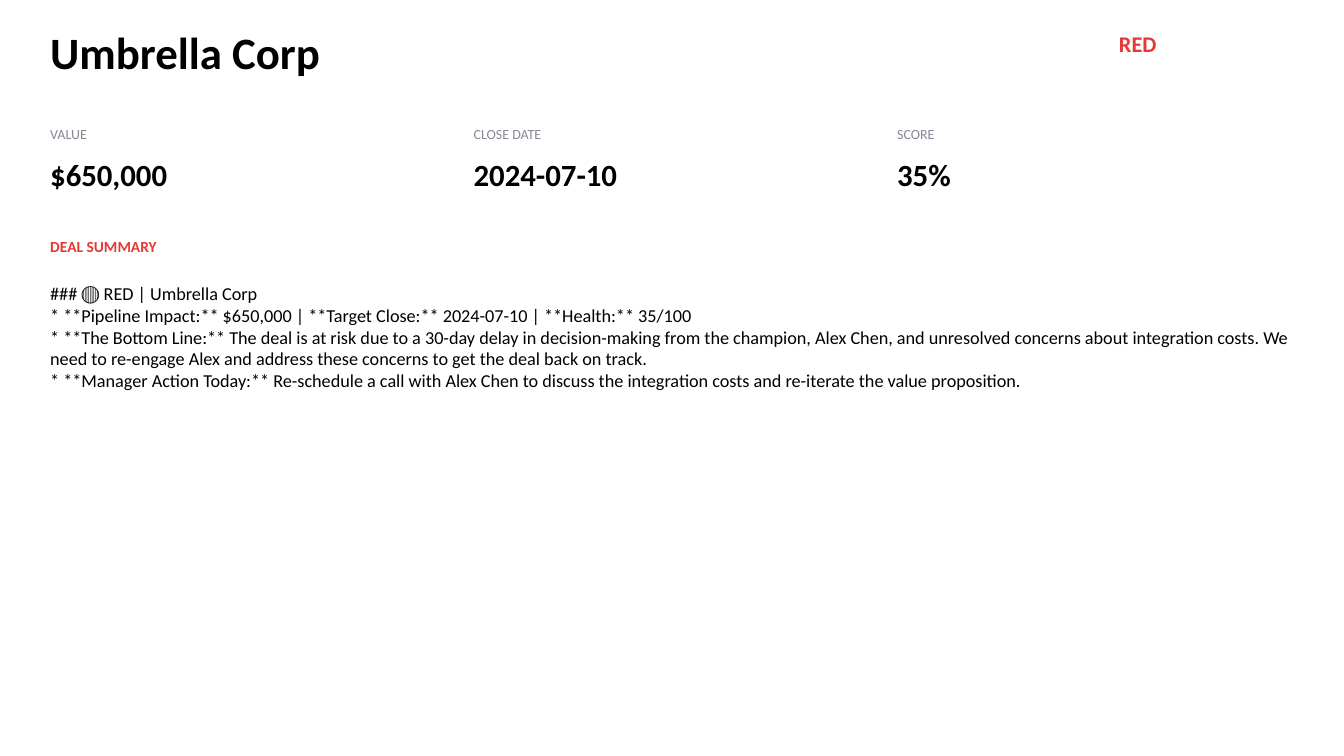
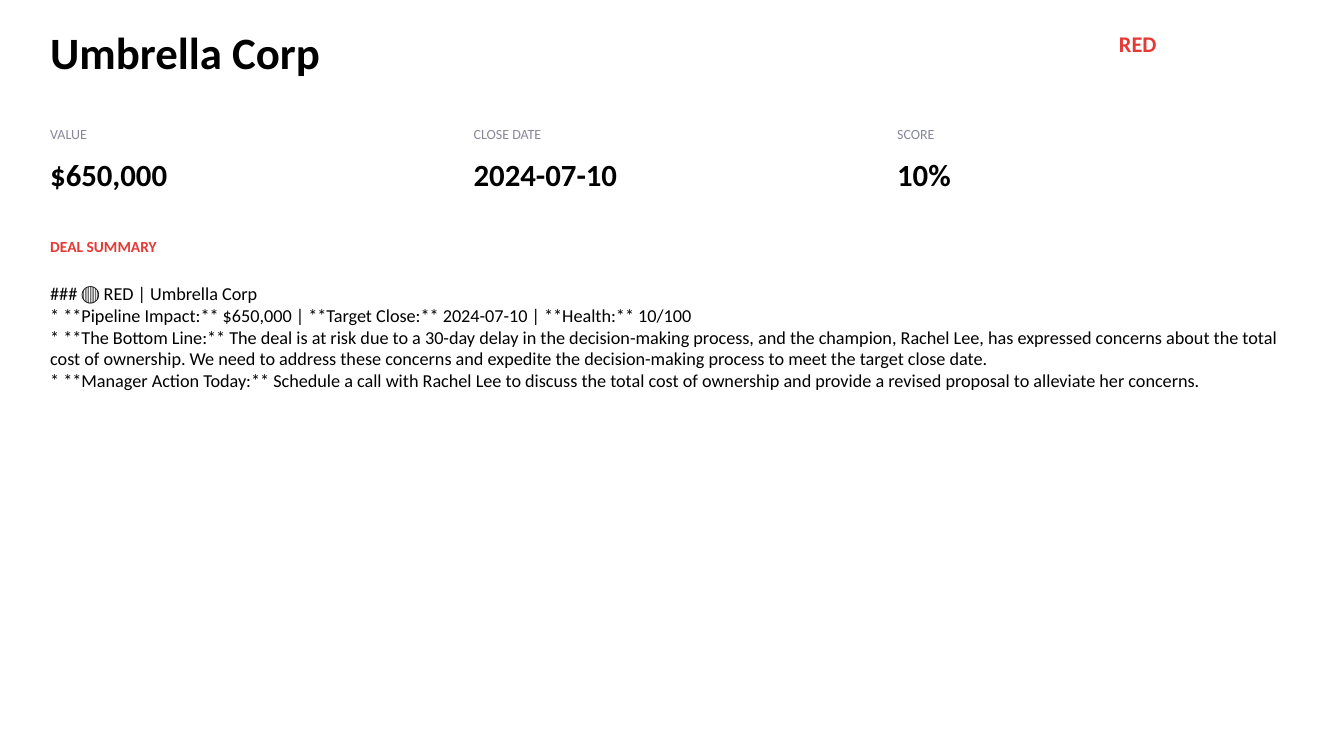
Before and after one commit to vineeta07/Piratesofcoralbean, a slide deck: slide 5 of backend/outputs/pipeline_deck.pptx. Drawn at 1344x756 pixels with LibreOffice and Linux fonts; fonts in the diff are those of the drawing. Boxes give left, top, right and bottom in pixels: in the first picture for what was removed or moved away, otherwise in the second. Text is boxed around its words. In the diff, an @@ line names an element or a change of style, - is before the commit and + after.

```diff
--- a/backend/outputs/pipeline_deck.pptx
+++ b/backend/outputs/pipeline_deck.pptx
@@ text at [897, 164, 951, 187]: text changed @@
-35%
+10%
@@ text at [50, 287, 1276, 390]: text changed @@
-### 🔴 RED | Umbrella Corp
-* **Pipeline Impact:** $650,000 | **Target Close:** 2024-07-10 | **Health:** 35/100
-* **The Bottom Line:** The deal is at risk due to a 30-day delay in decision-making from the champion, Alex Chen, and unresolved concerns about integration costs. We need to re-engage Alex and address these concerns to get the deal back on track.
-* **Manager Action Today:** Re-schedule a call with Alex Chen to discuss the integration costs and re-iterate the value proposition.
+### 🔴 RED | Umbrella Corp
+* **Pipeline Impact:** $650,000 | **Target Close:** 2024-07-10 | **Health:** 10/100
+* **The Bottom Line:** The deal is at risk due to a 30-day delay in the decision-making process, and the champion, Rachel Lee, has expressed concerns about the total cost of ownership. We need to address these concerns and expedite the decision-making process to meet the target close date.
+* **Manager Action Today:** Schedule a call with Rachel Lee to discuss the total cost of ownership and provide a revised proposal to alleviate her concerns.
```
Also in this commit, not shown: 10 other slides changed, 9 other files.
